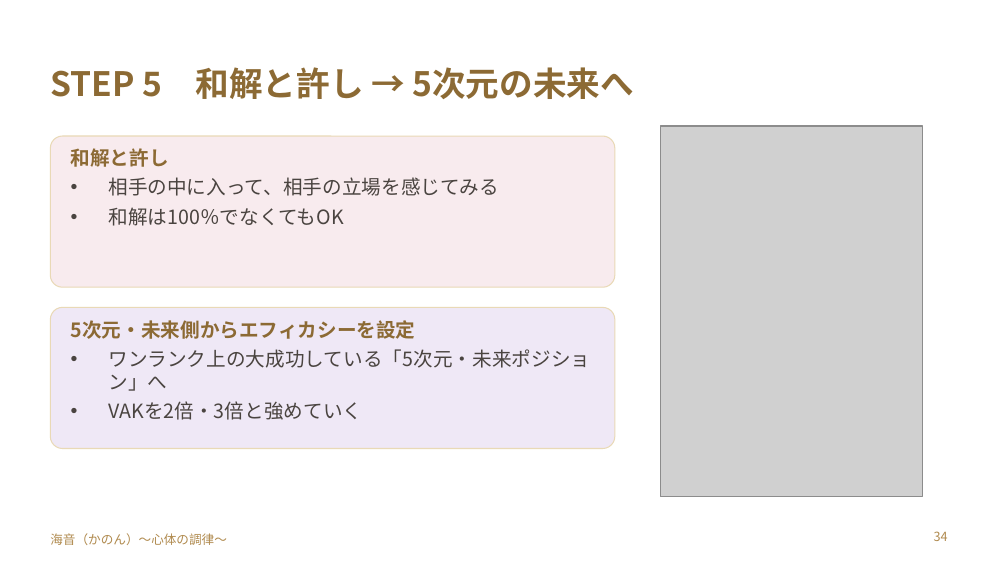
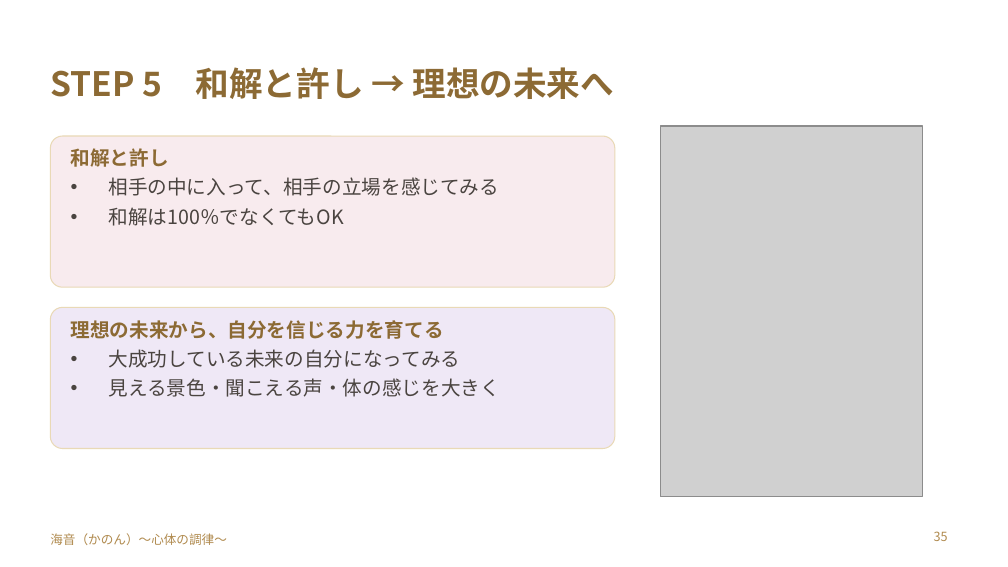
Before and after one commit to y-takahashi-cmd/MyBrain, a slide deck: slide 35 of 20_Projects/海音_心体の調律/単発/仁部あきえさん/20261028_仁部あきえさん_お金のブロック単発セッション.pptx (slide 34 before the commit). Drawn at 1008x567 pixels with LibreOffice and Linux fonts; fonts in the diff are those of the drawing; grey boxes stand for pictures. Boxes give left, top, right and bottom in pixels: in the first picture for what was removed or moved away, otherwise in the second. Text is boxed around its words. In the diff, an @@ line names an element or a change of style, - is before the commit and + after.

```diff
--- a/20_Projects/海音_心体の調律/単発/仁部あきえさん/20261028_仁部あきえさん_お金のブロック単発セッション.pptx
+++ b/20_Projects/海音_心体の調律/単発/仁部あきえさん/20261028_仁部あきえさん_お金のブロック単発セッション.pptx
@@ title at bbox=[50, 67, 615, 99]: text changed @@
-STEP 5 和解と許し → 5次元の未来へ
+STEP 5 和解と許し → 理想の未来へ
@@ text at bbox=[71, 320, 500, 397]: text changed @@
-5次元・未来側からエフィカシーを設定
-• ワンランク上の大成功している「5次元・未来ポジション」へ
-• VAKを2倍・3倍と強めていく
+理想の未来から、自分を信じる力を育てる
+• 大成功している未来の自分になってみる
+• 見える景色・聞こえる声・体の感じを大きく
@@ page number at bbox=[934, 531, 948, 541]: text changed @@
-34
+35
```
Also in this commit, not shown: 25 other slides changed, 1 slide added.
